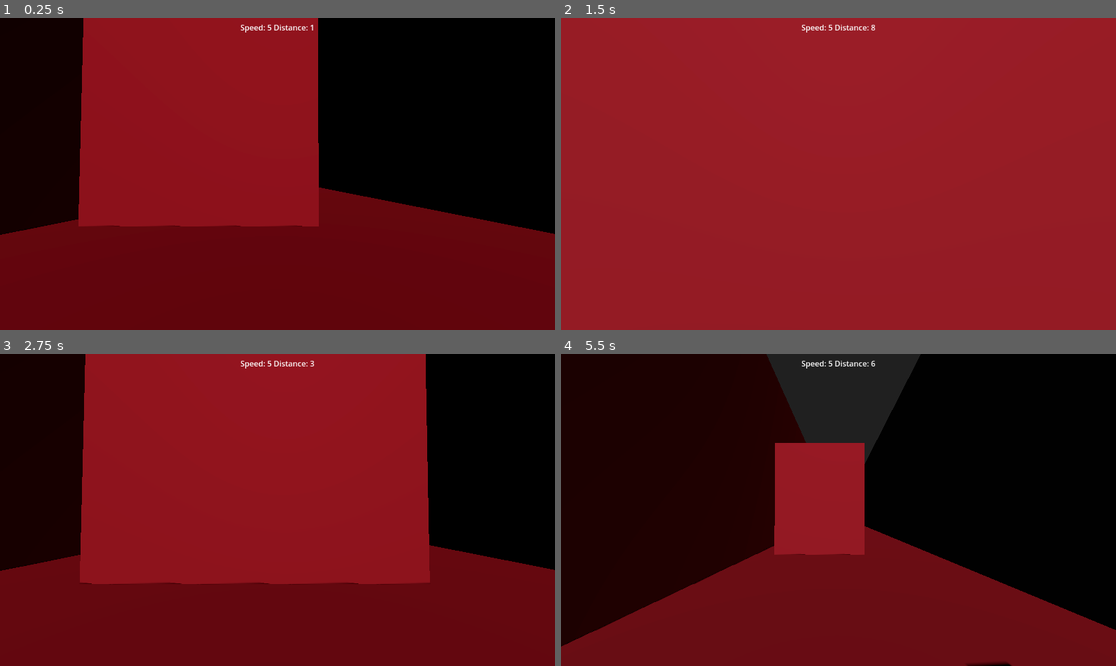
Above: before the commit, frames 1-4 (two rows, left to right).
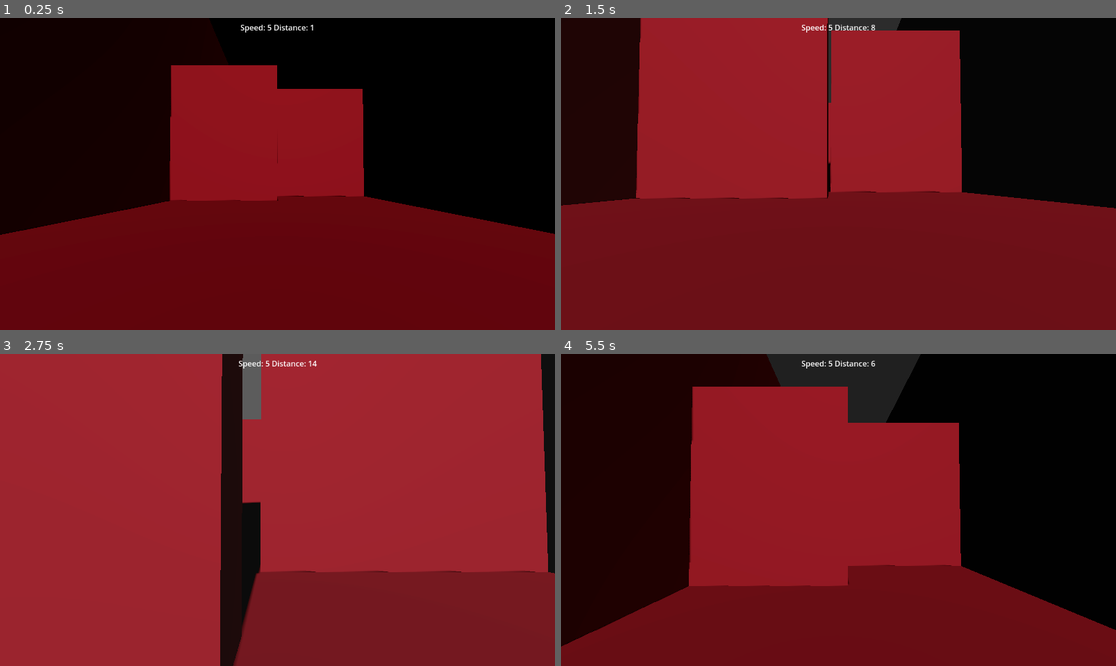
Above: after the commit, the same moments.

Repository: finalsabbath/3d-runner
Game: Godot game, scene res://scenes/world.tscn
Same seed, same stepped clock (60 frames per second), same inputs: the game is played once before the commit and once after it.
Inputs (mouse positions are in pixels of both pictures, inside the frame that each line leads up to):
- Up to frame 1 (0.25 s): no input
- Up to frame 2 (1.5 s): hold Right (move_right) 0.53-1.28 s; tap Ctrl (slide) at 0.6, 1.35 s; tap Space (jump) at 0.77 s; hold Down (ui_down) from 1.28 s (still down)
- Up to frame 3 (2.75 s): tap Space (jump) at 1.52 s; release Down (ui_down) at 2 s; click (255, 578) at 2 s, where only the run before the commit has a clickable "Try Again"
- Up to frame 4 (5.5 s): hold Right (move_right) 2.78-3.53 s; tap Ctrl (slide) at 2.85, 3.6, 5.1 s; hold Up (ui_up) 3.53-4.25 s; tap Space (jump) at 3.77, 5.27 s; click "Try Again" at 4.25 s; hold Left (move_left) from 5.03 s (still down)

The runs differ from the first frame. In frame 1, 20% of the frame differs, in the area x 14-66%, y 0-67%; in frame 2, 68%, in the area x 0-100%, y 0-100%; in frame 3, 42%; in frame 4, 22%.

Commit message:
added multiple obstacles per terrain with starter blocks that have no obstacles.  Changed back to enums for block placement to fix barriers to either right or left side

Diff:
--- a/3d-runner/scenes/terrain_controller.gd
+++ b/3d-runner/scenes/terrain_controller.gd
@@ -4,6 +4,10 @@
 const TERRAIN_LENGTH: int = 16
 const TERRAIN_WIDTH: int = 16
 const VELOCITY_MULT: int = 10
+const MAX_OBSTACLES: int = 3
+const STARTER_BLOCKS: int = 1
+
+var count_starter_blocks = 0
 
 ## Holds the catalog of loaded terrian block scenes
 var TerrainBlocks: Array = []
@@ -34,7 +38,12 @@
 		if block_index == 0:
 			block.position.z = TERRAIN_LENGTH/2
 		else:
-			_append_to_far_edge(terrain_belt[block_index-1], block)
+			if count_starter_blocks >= STARTER_BLOCKS:
+				_append_to_far_edge(terrain_belt[block_index-1], block,true)
+			else:
+				count_starter_blocks +=1
+				_append_to_far_edge(terrain_belt[block_index-1], block,false)
+
 		terrain_belt.append(block)
 		add_child(block)
 
@@ -47,22 +56,25 @@
 		var first_terrain = terrain_belt.pop_front()
 
 		var block = TerrainBlocks.pick_random().instantiate()
-		_append_to_far_edge(last_terrain, block)
+		_append_to_far_edge(last_terrain, block,true)
 		add_child(block)
 		terrain_belt.append(block)
 		first_terrain.queue_free()
 
-func _append_to_far_edge(target_block: Node3D, appending_block: Node3D) -> void:
+func _append_to_far_edge(target_block: Node3D, appending_block: Node3D, add_obstacles: bool) -> void:
 	appending_block.position.z = (target_block.position.z) - TERRAIN_LENGTH
-	_add_obstacles(appending_block)
+	if add_obstacles:
+		_add_obstacles(appending_block)
 
 func _add_obstacles(block: Node3D) -> void:
-	var new_obstacle = Obstacles.pick_random().instantiate()
-	new_obstacle.position.x = _get_obstacle_position(new_obstacle.width)
-	print("Added Obstacle : " + new_obstacle.obstacle_name)
-	print("X pos: " + str(new_obstacle.position.x ))
-	new_obstacle.add_to_group("death_blocks")
-	block.add_child(new_obstacle)
+	for i in range(MAX_OBSTACLES):
+		var new_obstacle = Obstacles.pick_random().instantiate()
+		new_obstacle.position.x = _get_obstacle_position(new_obstacle.type)
+		new_obstacle.position.z += i * 4
+		print("Added Obstacle : " + new_obstacle.obstacle_name)
+		print("X pos: " + str(new_obstacle.position.x ))
+		new_obstacle.add_to_group("death_blocks")
+		block.add_child(new_obstacle)
 
 func _load_terrain_scenes(target_path: String) -> void:
 	var dir = DirAccess.open(target_path)
@@ -76,14 +88,15 @@
 		print("Loading obstacle scene: " + target_path + "/" + scene_path)
 		Obstacles.append(load(target_path + "/" + scene_path))
 
-func _get_obstacle_position(width: float) -> float:
+func _get_obstacle_position(type) -> float:
 	var pos_x: float = 0
-	pos_x = randf_range(-TERRAIN_WIDTH/width,TERRAIN_WIDTH/width)
-	#pos_x = TERRAIN_WIDTH/width
-	#
-	#match type:
-		#Enums.ObstacleType.BARRIER:
-			##pos_x = randf_range(-4,4)
-			#pos_x = 4
-	#
+	var options: Array = []
+	match type:
+		Enums.ObstacleType.BARRIER:
+			options.append(4)
+			options.append(-4)
+			pos_x = options[randi() % options.size()]
+		Enums.ObstacleType.BOX:
+			pos_x = randf_range(-TERRAIN_WIDTH+1,TERRAIN_WIDTH-1)
+
 	return pos_x
